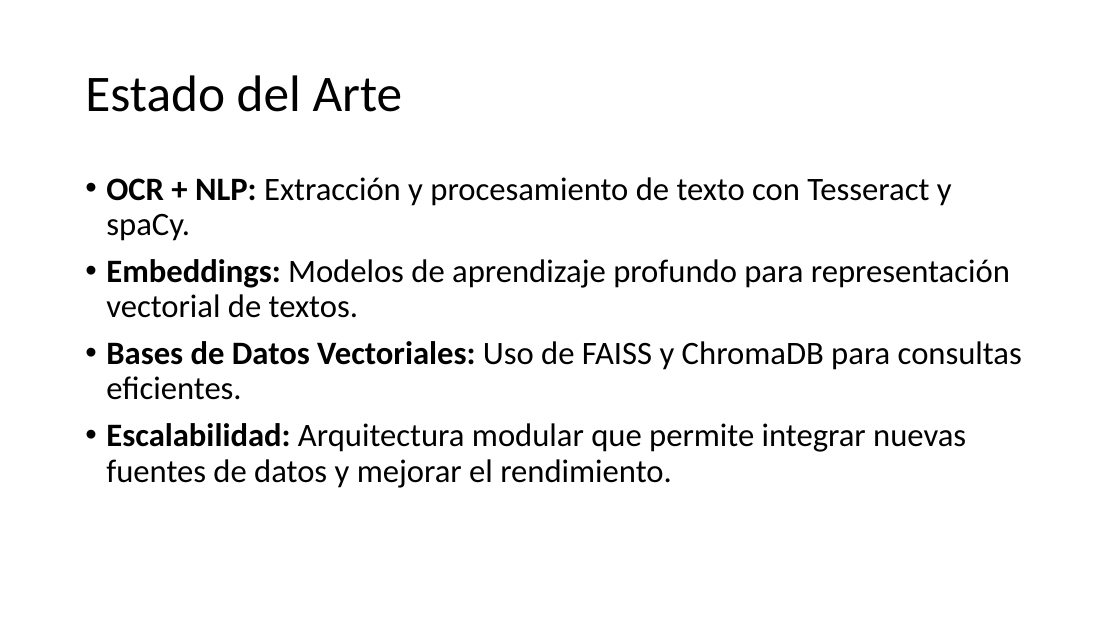
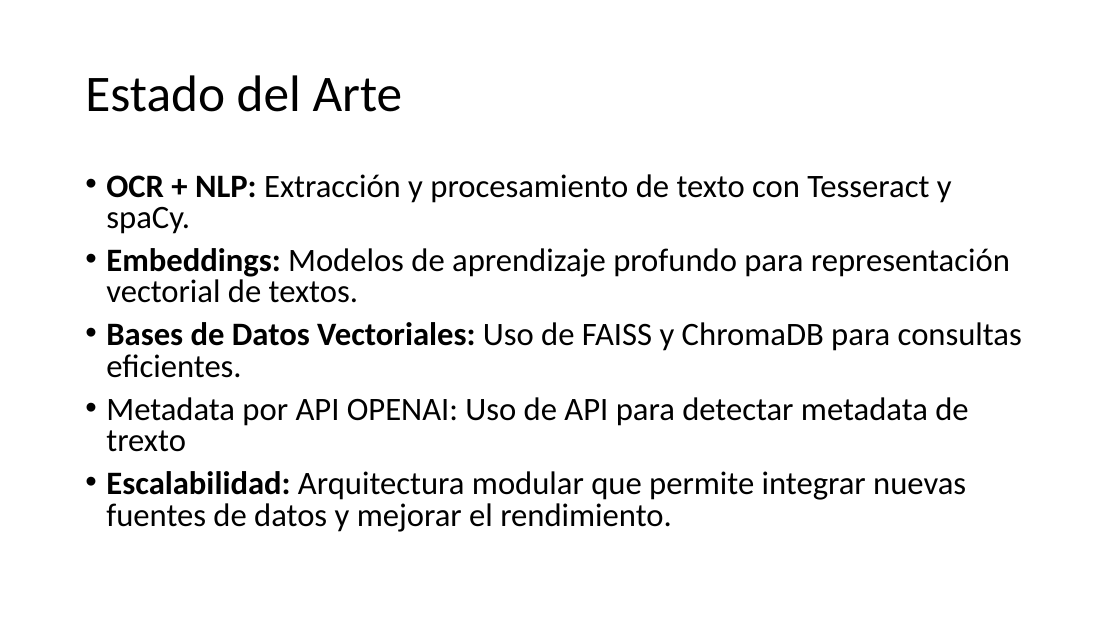
Before and after one commit to vmontaluisa/003_CONVERSION_OCR, a slide deck: slide 6 of 05_presentacion/Presentación.pptx. Drawn at 1120x630 pixels with LibreOffice and Linux fonts; fonts in the diff are those of the drawing. Boxes give left, top, right and bottom in pixels: in the first picture for what was removed or moved away, otherwise in the second. Text is boxed around its words. In the diff, an @@ line names an element or a change of style, - is before the commit and + after.

```diff
--- a/05_presentacion/Presentación.pptx
+++ b/05_presentacion/Presentación.pptx
@@ text at [106, 174, 1022, 532]: line spacing 0.9 to 0.8 @@
@@ text at [106, 397, 968, 452]: paragraph added @@
+• Metadata por API OPENAI: Uso de API para detectar metadata de trexto
```
Also in this commit, not shown: 1 other slide changed, 1 other file.
